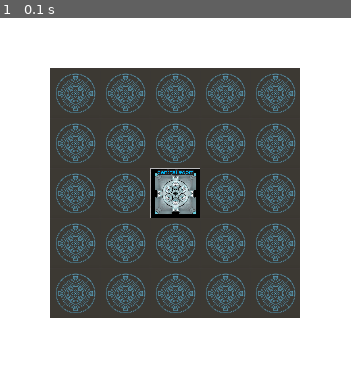
Above: before the commit, frame 1.
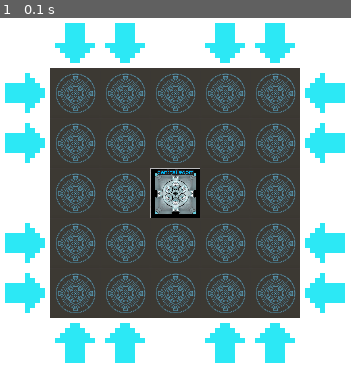
Above: after the commit, the same moment.

Repository: Tagchen7/Room25
Game: pygame game, started from Game/__main__.py
Two runs of this game, one before a commit and one after it. Both use one fixed random seed, a clock stepped at 60 frames per second and the inputs below.
Inputs:
- Up to frame 1 (0.1 s): no input

The runs differ from the first frame. In frame 1, 12% of the frame differs, in the area x 1-99%, y 1-99%.

Commit message:
arrows are now drawn

Diff:
--- a/Game/GameLogic/entity.py
+++ b/Game/GameLogic/entity.py
@@ -108,9 +108,10 @@
 
 class Shift_Arrow(pygame.sprite.Sprite):
     sprite_size = (50, 50)
-    def __init__(self, direction):
+    def __init__(self, direction, number):
         super().__init__()
         self.direction = direction
+        self.number = number
         self.image = pygame.image.load(f"Game/Assets/Shift_Arrow.png")
         self.image = pygame.transform.scale(self.image, self.sprite_size)
         self.image = pygame.transform.rotate(self.image, 90 * direction)
@@ -137,9 +138,18 @@
                 if cx == 0 and cy == 0:
                     self.rooms[(x, y)].color = "blue"
                     self.rooms[(x, y)].number = 1
+        self.arrows = []
+        for i in range(self.size):
+            ci = i - self.size//2
+            if ci != 0:
+                self.arrows.append(Shift_Arrow(0, i))  # right
+                self.arrows.append(Shift_Arrow(1, i))  # down
+                self.arrows.append(Shift_Arrow(2, i))  # left
+                self.arrows.append(Shift_Arrow(3, i))  # up
 
     def shift_rooms(self, direction:int, num:int):
-        # direction: 0 = right, 1 = down, 2 = left, 3 = up
+        # direction, number == Shift_Arrow.direction, Shift_Arrow.number
+        # direction: 0 = left, 1 = down, 2 = right, 3 = up
         old_rooms = self.rooms.copy()
         for i in range(self.size):
             if direction in [0, 1]:
@@ -163,3 +173,13 @@
         for pos, room in self.rooms.items():
             room.rect.center = ((pos[0]+1.5)*self.room_size[0], (pos[1]+1.5)*self.room_size[1])
             room.draw(surface)
+        for arrow in self.arrows:
+            if arrow.direction == 0:  # left
+                arrow.rect.center = (0.5*self.room_size[0], (arrow.number+1.5)*self.room_size[1])
+            elif arrow.direction == 1:  # down
+                arrow.rect.center = ((arrow.number+1.5)*self.room_size[0], (self.size+1.5)*self.room_size[1])
+            elif arrow.direction == 2:  # right
+                arrow.rect.center = ((self.size+1.5)*self.room_size[0], (arrow.number+1.5)*self.room_size[1])
+            elif arrow.direction == 3:  # up
+                arrow.rect.center = ((arrow.number+1.5)*self.room_size[0], 0.5*self.room_size[1])
+            arrow.draw(surface)
